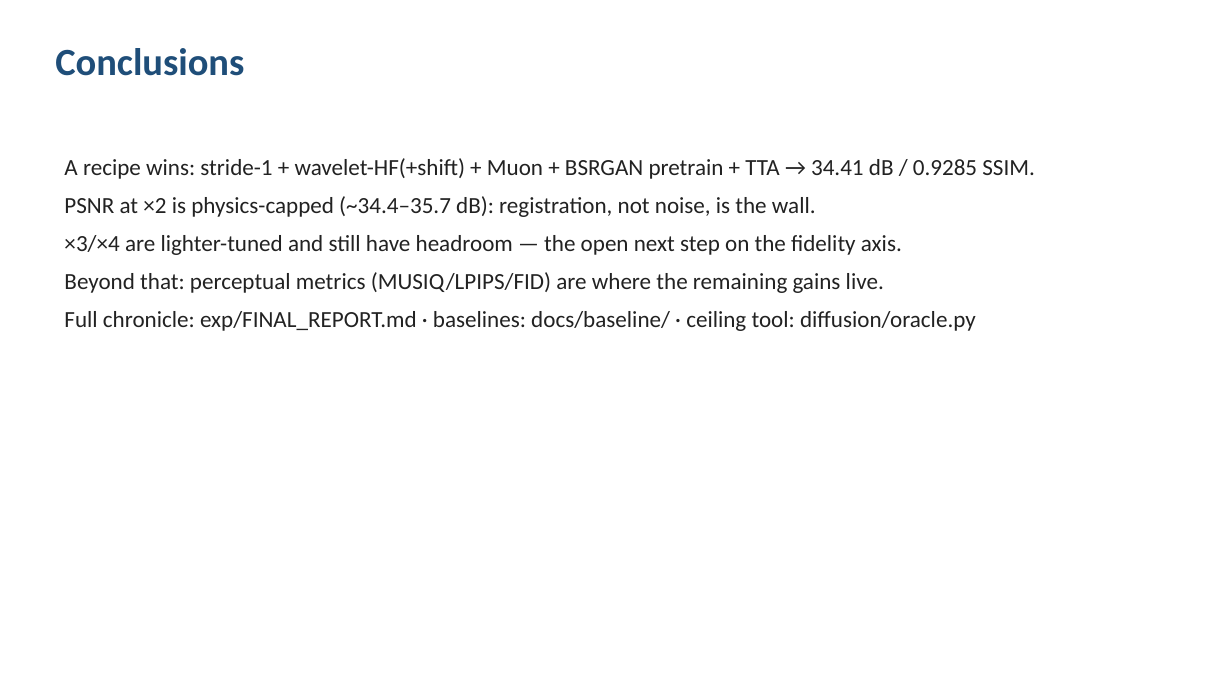
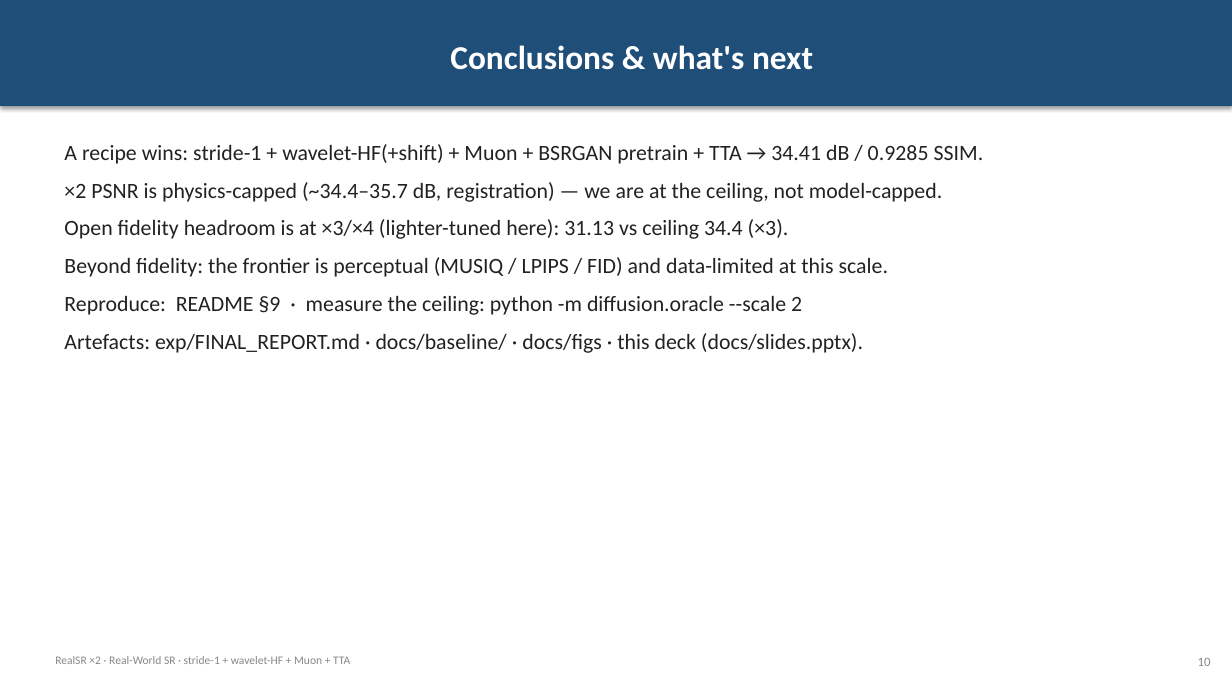
Before and after one commit to KiritoFD/SwinIR-refine, a slide deck: slide 11 of docs/slides.pptx (slide 10 before the commit). Drawn at 1232x693 pixels with LibreOffice and Linux fonts; fonts in the diff are those of the drawing. Boxes give left, top, right and bottom in pixels: in the first picture for what was removed or moved away, otherwise in the second. Text is boxed around its words. In the diff, an @@ line names an element or a change of style, - is before the commit and + after.

Commit message:
Visualization upgrade: 4 paper-grade figures (results/ablation/ceiling/tradeoff) + styled 12-slide pptx with embedded figures + figure gallery in README

```diff
--- a/docs/slides.pptx
+++ b/docs/slides.pptx
@@ rectangle added at (x1=0, y1=0, x2=1232, y2=106), fill #1F4E79, 26 pt, text #FFFFFF, bold @@
+Conclusions & what's next
@@ text removed at (x1=55, y1=48, x2=244, y2=76) @@
-Conclusions
@@ text "A recipe wins: stride-1 + ..." moved from (x1=64, y1=158, x2=1035, y2=331) to (x1=64, y1=144, x2=984, y2=353) @@
@@ text at (x1=64, y1=144, x2=984, y2=164): size 18 to 17 pt in "A recipe wins: stride-1 + wavelet-HF(+shift) + ..."; more space between paragraphs @@
@@ text at (x1=64, y1=182, x2=942, y2=353): text changed; size 18 to 17 pt @@
-PSNR at ×2 is physics-capped (~34.4–35.7 dB): registration, not noise, is the wall.
-×3/×4 are lighter-tuned and still have headroom — the open next step on the fidelity axis.
-Beyond that: perceptual metrics (MUSIQ/LPIPS/FID) are where the remaining gains live.
-Full chronicle: exp/FINAL_REPORT.md · baselines: docs/baseline/ · ceiling tool: diffusion/oracle.py
+×2 PSNR is physics-capped (~34.4–35.7 dB, registration) — we are at the ceiling, not model-capped.
+Open fidelity headroom is at ×3/×4 (lighter-tuned here): 31.13 vs ceiling 34.4 (×3).
+Beyond fidelity: the frontier is perceptual (MUSIQ / LPIPS / FID) and data-limited at this scale.
+Reproduce: README §9 · measure the ceiling: python -m diffusion.oracle --scale 2
+Artefacts: exp/FINAL_REPORT.md · docs/baseline/ · docs/figs · this deck (docs/slides.pptx).
@@ text added at (x1=55, y1=656, x2=350, y2=664), 9 pt, text #888888 @@
+RealSR ×2 · Real-World SR · stride-1 + wavelet-HF + Muon + TTA
@@ text added at (x1=1198, y1=658, x2=1211, y2=666), 10 pt, text #888888 @@
+10
```
Also in this commit, not shown: 5 other slides changed, 6 slides added, 5 slides removed, 7 other files.
